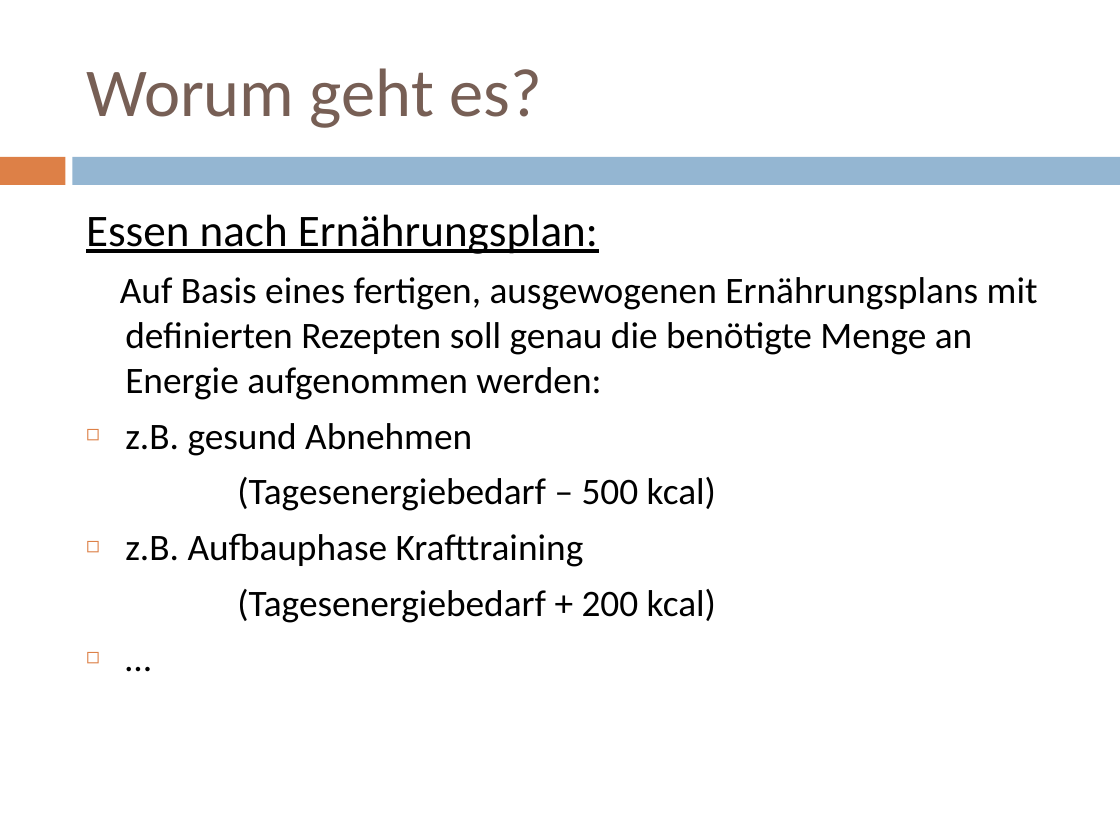
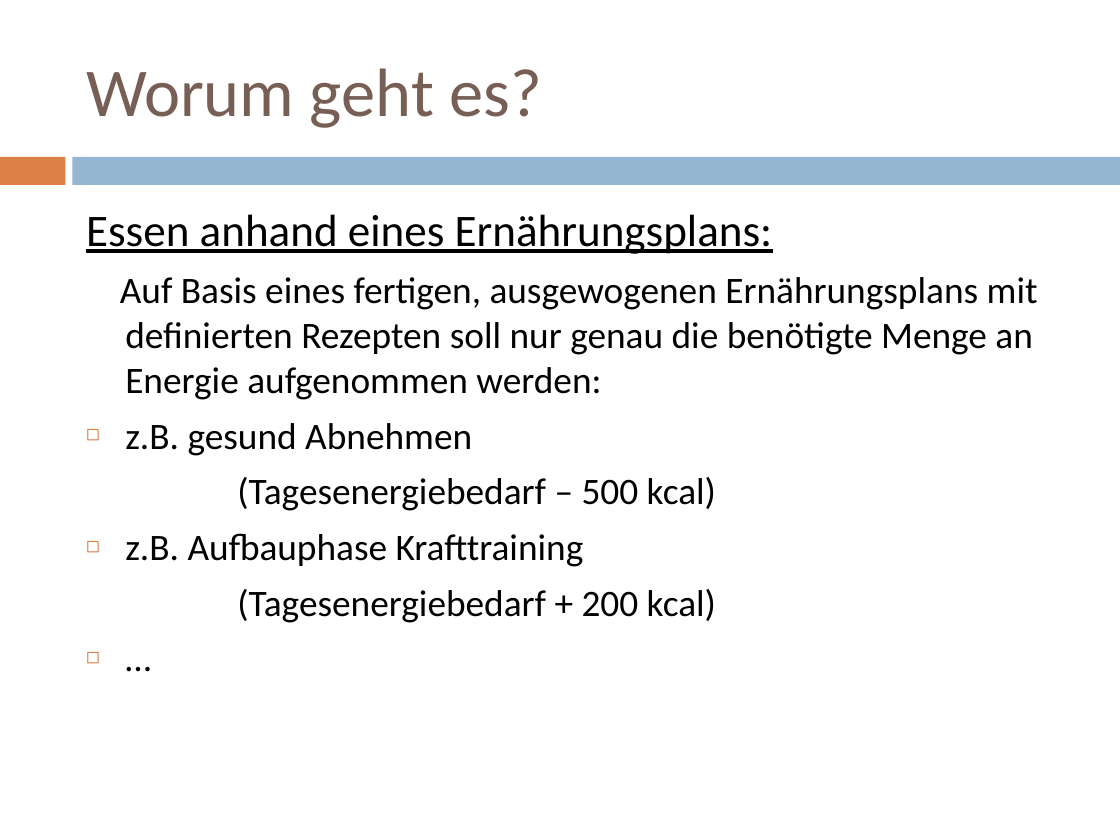
Before and after one commit to rklonner/eatBalanced, a slide deck: slide 2 of docs/EatBalanced_Presentation_Klonner.pptx. Drawn at 1120x840 pixels with LibreOffice and Linux fonts; fonts in the diff are those of the drawing. Boxes give left, top, right and bottom in pixels: in the first picture for what was removed or moved away, otherwise in the second. Text is boxed around its words. In the diff, an @@ line names an element or a change of style, - is before the commit and + after.

```diff
--- a/docs/EatBalanced_Presentation_Klonner.pptx
+++ b/docs/EatBalanced_Presentation_Klonner.pptx
@@ text at [86,214,1038,400]: text changed @@
-Essen nach Ernährungsplan:
-Auf Basis eines fertigen, ausgewogenen Ernährungsplans mit definierten Rezepten soll genau die benötigte Menge an Energie aufgenommen werden:
+Essen anhand eines Ernährungsplans:
+Auf Basis eines fertigen, ausgewogenen Ernährungsplans mit definierten Rezepten soll nur genau die benötigte Menge an Energie aufgenommen werden:
```
Also in this commit, not shown: 3 other slides changed, 4 other files.
